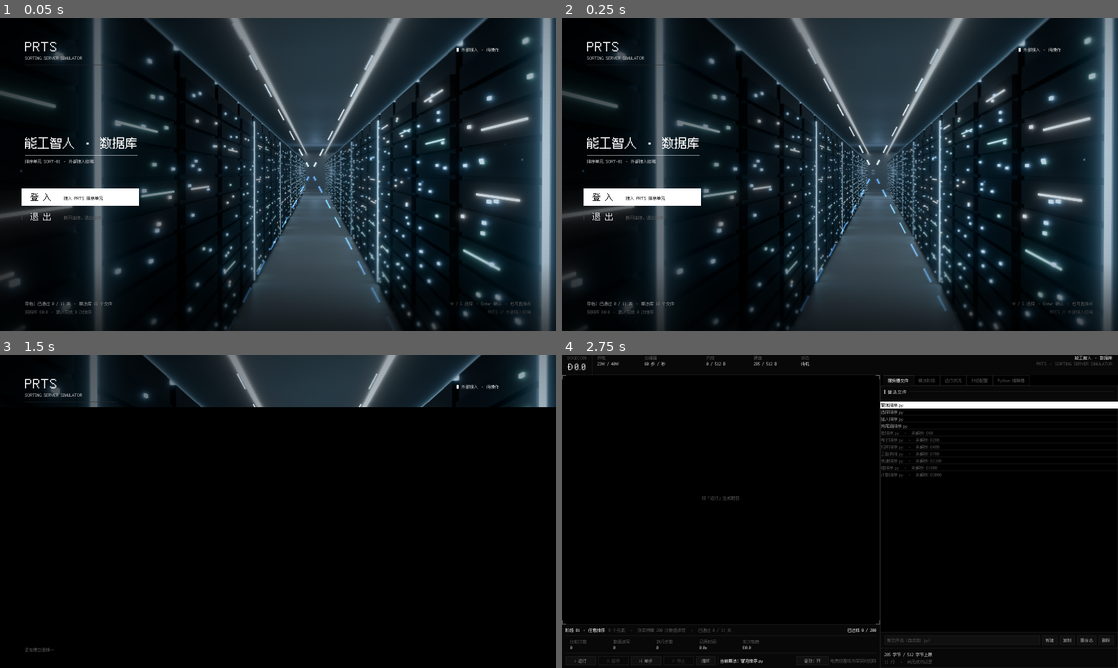
Above: before the commit, frames 1-4 (two rows, left to right).
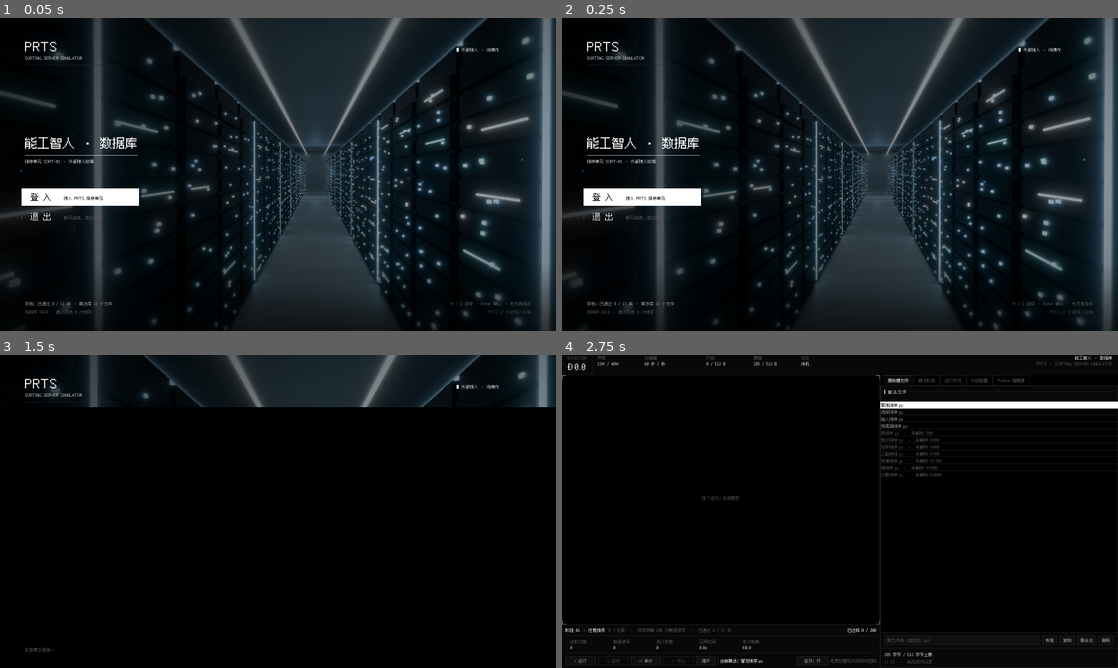
Above: after the commit, the same moments.

Repository: WWNNL/SORTING-SERVER-SIMULATOR
Game: Godot game, scene res://scenes/main.tscn
Two runs of this game, one before a commit and one after it. Both use one fixed random seed, a clock stepped at 60 frames per second and the inputs below.
Inputs (mouse positions are in pixels of both pictures, inside the frame that each line leads up to):
- Up to frame 1 (0.05 s): no input
- Up to frame 2 (0.25 s): no input
- Up to frame 3 (1.5 s): click (400, 639) at 0.52 s; type "12" at 0.6 s; tap Enter (ui_accept) at 1.25 s; move the mouse to (400, 495) at 1.27 s; hold Up (ui_up) from 1.28 s (still down); tap Space at 1.35 s; click (400, 495) at 1.42 s
- Up to frame 4 (2.75 s): tap Enter (ui_accept) at 1.52 s; release Up (ui_up) at 2 s; click "> 运行" at 2 s

The runs differ from the first frame. In frame 1, 10% of the frame differs, in the area x 7-100%, y 0-100%; in frame 2, 10%, in the area x 7-100%, y 0-98%; in frame 3, 1.4%; in frame 4, nothing differs.

Commit message:
feat: 开始菜单去掉流动虚线，机房背景压暗一档
写实渲染本身灯线已经很密，四条流动虚线叠上去就是满屏斜杠——整段删掉
（LINES/透视压缩/虚线几何与其测试），指示灯的零星明灭保留，深度语言不变。

机房增益 1.06 → 0.78：菜单是"还没开灯的机房"，要暗得容得下反白的高亮块。

Diff:
--- a/scripts/ui/title_backdrop.gd
+++ b/scripts/ui/title_backdrop.gd
@@ -45,8 +45,10 @@
 ## 2 / 0.57 ≈ 3.5。
 const ROOM_PIXEL := 3.5
 
-## 机房层的一点调色。渲染本身已经是冷调，这里只微微提亮、染一点蓝。
-const ROOM_GAIN := 1.06
+## 机房层的一点调色。渲染本身已经是冷调，这里整体压暗一档——
+## 菜单是"还没开灯的机房"，画面要暗得能容下反白的高亮块；
+## 只微微染一点蓝，不提亮。
+const ROOM_GAIN := 0.78
 const ROOM_TINT := Color(0.92, 0.97, 1.0)
 ## 暗角与扫描线。菜单是要读字的，这两样都只给一点点：
 ## 暗角 0.30 够把四角压下去，扫描线 0.05 是"这台机器在发光"的笔触。
--- a/scripts/ui/title_screen.gd
+++ b/scripts/ui/title_screen.gd
@@ -4,11 +4,11 @@
 ##
 ## 这是整套界面里唯一一屏"看得见机房"的地方，所以它承担的是世界观的门面：
 ## 玩家不是"点了一个按钮开始游戏"，而是站在 PRTS 的机柜通道口，决定接不接进去。
-## 背景是 Blender 烘的机房（见 tools/blender/server_room.py），
-## 上面压着一层实时的数据流光（TitleStreams），镜头随鼠标微动、焦点随鼠标上下走
-## （TitleBackdrop）。三样东西的分工写在各自文件的开头。
-##
-## 版面刻意偏左：右边留给灭点和那圈核心灯环，文字全在左边的暗部。
+## 背景是 Blender 烘的写实机房（assets/title/title_room.png），
+## 上面压着一层实时明灭的机柜指示灯（TitleStreams），镜头随鼠标微动、焦点随
+## 鼠标上下走（TitleBackdrop）。三样东西的分工写在各自文件的开头。
+##
+## 版面刻意偏左：右边留给灭点，文字全在左边的暗部。
 ## 左边的机柜本身很亮（一排荧光条），所以背景层自带一层从左往右淡出的压暗
 ## （TitleBackdrop 的压暗层），文字才压得住。
 ##
--- a/scripts/ui/title_streams.gd
+++ b/scripts/ui/title_streams.gd
@@ -1,50 +1,23 @@
 class_name TitleStreams
 extends Control
-## 开始菜单里"流动的光"：沿着机房的灯线往镜头方向跑的数据流、几颗游标、
-## 以及机柜上零星闪着的指示灯。
+## 开始菜单里"活着的那一层"：机柜上零星明灭的指示灯。
 ##
 ## 背景图是烘死的，机房本身不会动；菜单要"活着"就得有一层实时的东西。
-## 这层全是自绘的荧光线条，加法混合（画在机房之上就是"发光"），
-## 而且**跟着焦点走**：离焦的线画得更粗更淡，和背景的景深是同一套语言。
+## 指示灯按固定种子摇位置，每次开机一模一样；各自按不同频率明灭，
+## 让静止的机柜看着还在跑。加法混合（画在机房之上就是"发光"），
+## 而且**跟着焦点走**：离焦的灯画得更大更淡，和背景的景深是同一套语言。
 ##
-## 线条的位置不是随便画的：灭点和方向都对着渲染那台相机的透视，
-## 每条线都压在背景里已有的灯线上——天花两条白色主灯带（往上），
-## 加上这两条灯带在地板上的反射线（往下，反射里带着冷蓝），
-## 所以流过去的光看着像"从那些灯里出来的"。
-##
-## 深度直接用**线上的位置**：贴着灭点那端最远、往画面边缘走越来越近。
-## 于是对焦到远处时，只有灭点附近那一段是锐的，靠近镜头的一段糊掉——
-## 这正是透视画面里该有的样子。
+## 早先这层还有四条沿灯线流动的荧光虚线，后来去掉了——写实渲染的机房
+## 本身灯线已经很密，再叠流光就是满屏斜杠。
 
 ## 灭点（占屏宽 / 屏高）。和 TitleBackdrop.VP 是同一个点，必须一致。
 const VP := TitleBackdrop.VP
 
-## 数据流的一条线：从灭点出发的方向（占屏比）、亮度、速度、虚线根数。
-##
-## 四条线**必须压在背景已有的灯线上**（天花两条、地板反射两条），方向是
-## 照着渲染那台相机投影算的：灯带在画面顶边交于 x=0.412 / 0.700，
-## 反射线在底边交于 x=0.405 / 0.708，都从灭点 (0.556, 0.485) 出发，
-## 再往外延 8% 让虚线能滑出画面。流过去的光要像是"从那些灯里出来的"。
-## 早先还加过"机柜顶"的线，背景里找不到对应的灯，看着就是凭空划过去
-## 的斜杠——删掉了。
-const LINES := [
-	{"dir": Vector2(-0.1634, 0.5562), "bright": 0.78, "speed": 0.16, "dashes": 9, "w": 2.0},
-	{"dir": Vector2(0.1640, 0.5562), "bright": 0.78, "speed": 0.16, "dashes": 9, "w": 2.0},
-	{"dir": Vector2(-0.1561, -0.5238), "bright": 0.95, "speed": 0.13, "dashes": 8, "w": 1.7},
-	{"dir": Vector2(0.1551, -0.5238), "bright": 0.95, "speed": 0.13, "dashes": 8, "w": 1.7},
-]
-## 每条虚线的长度（像素，指 u=1 处）。实际长度按透视的局部斜率缩放：
-## 贴着灭点的地方几乎缩成一个点，往镜头这边才拉长。直接给"参数长度"的话，
-## 近处那几段会被拉成两三百像素的长条（第一版就是这样，满屏斜杠）。
-const DASH_PX := 34.0
-## 线被拉长的指数：透视压缩。1.0 = 等距（看着像一张平面图），
-## 1.7 才是"越远越密"。
-const PERSP := 1.7
-## 颜色：冷白为主，靠蓝的那几条给地面。
+## 颜色：冷白为主，蓝的给机柜上靠蓝的那几颗。
 const C_WHITE := Color(0.86, 0.94, 1.0)
 const C_BLUE := Color(0.35, 0.66, 1.0)
 
-## 离焦时线被"糊"开的上限（像素）
+## 离焦时灯被"糊"开的上限（像素）
 const BLUR_MAX := 9.0
 
 ## 机柜上的指示灯：位置按固定种子摇，每次开机一模一样
@@ -91,7 +64,7 @@
 	_focus = f
 
 
-## 跟着机房的远景层一起平移，流光才不会从背景的灯带上滑开。
+## 跟着机房的远景层一起平移，指示灯才不会从机柜上滑开。
 ## 名字刻意不叫 set_offset：Control 自带一个 set_offset(side, offset)（锚点偏移），
 ## 同名会被解析成父类那个、参数对不上，整个脚本编译不过。
 func set_parallax(v: Vector2) -> void:
@@ -104,40 +77,13 @@
 
 # ================================================================ 纯函数（可测）
 
-## 第 k 条虚线此刻在线上什么位置（0 = 灭点，1 = 画面边缘）。
-## 相位按线速推进，走到头从 0 重来。
-static func dash_u(k: int, count: int, phase: float) -> float:
-	if count <= 0:
-		return 0.0
-	return fposmod(float(k) / float(count) + phase, 1.0)
+## 离焦时灯的模糊量：和背景同一套景深语言（对焦深度处为 0）。
+static func dot_blur(depth: float, focus: float) -> float:
+	return blur_for_depth(depth, focus, BLUR_MAX)
 
 
-## 线上参数 u 对应的**屏幕占比**长度。指数就是透视压缩：
-## u 是均匀推进的时间参数，屏幕上的位置得按 1/距离 压过来。
-static func persp(u: float) -> float:
-	return pow(clampf(u, 0.0, 1.0), PERSP)
-
-
-## 透视在 u 处的局部斜率：单位参数对应多少屏幕占比长度。
-## 虚线长度按它缩放，才能"远小近大"。
-static func persp_slope(u: float) -> float:
-	return PERSP * pow(maxf(u, 0.001), PERSP - 1.0)
-
-
-## 虚线的两端亮度：刚出现和快消失时淡出，免得 wrap 的时候"啪"地跳一下。
-static func dash_alpha(u: float) -> float:
-	return smoothstep(0.0, 0.12, u) * smoothstep(1.0, 0.72, u)
-
-
-## 线上某点的屏幕坐标（像素）。u 是参数，不是屏幕占比。
-static func line_point(screen: Vector2, dir: Vector2, u: float) -> Vector2:
-	var vp := Vector2(VP.x * screen.x, VP.y * screen.y)
-	return vp + Vector2(dir.x * screen.x, dir.y * screen.y) * persp(u)
-
-
-## 这一点的深度：贴着灭点最远（0），越往画面边缘越近（1）。
-static func depth_at(u: float) -> float:
-	return clampf(persp(u), 0.0, 1.0)
+static func blur_for_depth(depth: float, focus: float, blur_max: float) -> float:
+	return blur_max * absf(depth - focus)
 
 
 # ================================================================ 绘制
@@ -148,43 +94,7 @@
 	# 整层跟着机房层平移（由 TitleScreen 每帧喂进来）
 	draw_set_transform(_offset, 0.0, Vector2.ONE)
 	_draw_dots()
-	_draw_lines()
 	draw_set_transform(Vector2.ZERO, 0.0, Vector2.ONE)
-
-
-func _draw_lines() -> void:
-	for i in LINES.size():
-		var line: Dictionary = LINES[i]
-		var dir: Vector2 = line["dir"]
-		var bright := float(line["bright"])
-		var speed := float(line["speed"])
-		var count := int(line["dashes"])
-		var w := float(line["w"])
-		var col := C_BLUE if i < 2 else C_WHITE
-		var phase := _t * speed
-
-		for k in count:
-			var u := dash_u(k, count, phase)
-			var a := dash_alpha(u) * bright * (1.0 - 0.55 * persp(u))
-			if a <= 0.004:
-				continue
-			var p0 := line_point(size, dir, u)
-			# 虚线长度按局部斜率缩放（远小近大），方向沿线的屏幕方向
-			var along := Vector2(dir.x * size.x, dir.y * size.y).normalized()
-			var p1 := p0 + along * DASH_PX * persp_slope(u)
-			# 离焦：线画得更粗、更淡。和背景是同一套景深语言。
-			var blur := TitleBackdrop.blur_for_depth(depth_at(u), _focus, BLUR_MAX)
-			_draw_glow(p0, p1, col, a, w + blur * 0.9, blur)
-
-
-## 一段发光的线：一条主线 + 两层很淡的粗线当光晕。
-## 层数不能省——只有一层是一条带毛边的线，不是"发光"（接入屏的波形同理）。
-func _draw_glow(p0: Vector2, p1: Vector2, col: Color, a: float, w: float,
-		blur: float) -> void:
-	var soft := a / (1.0 + blur * 0.35)
-	draw_line(p0, p1, Color(col.r, col.g, col.b, soft * 0.16), w * 3.2)
-	draw_line(p0, p1, Color(col.r, col.g, col.b, soft * 0.34), w * 1.7)
-	draw_line(p0, p1, Color(col.r, col.g, col.b, soft), w)
 
 
 ## 机柜上的指示灯：位置固定、各自按不同频率明灭。
@@ -200,7 +110,7 @@
 		if blink <= 0.0:
 			continue
 		var a := blink * blink * 0.85
-		var blur := TitleBackdrop.blur_for_depth(depth, _focus, BLUR_MAX)
+		var blur := dot_blur(depth, _focus)
 		var p := Vector2(pos.x * size.x, pos.y * size.y)
 		var r := (1.6 + blur * 0.5) * float(d["size"])
 		var col: Color = C_BLUE if bool(d["blue"]) else C_WHITE
--- a/tests/test_title.gd
+++ b/tests/test_title.gd
@@ -3,8 +3,8 @@
 ##   godot --headless --path <项目> --script res://tests/test_title.gd
 ##
 ## 只测**能测的那一半**：色带几何与翻黑顺序、收场时间轴、菜单的选中/命中/两项的
-## 去向、背景的视差与景深算法、流光的几何。画面（机房那两张图、发光线、
-## 反白条的样子）要靠实机看，headless 里既没有绘制也没有窗口。
+## 去向、背景的视差与景深算法、指示灯层的深度语言。画面（机房那张图、
+## 发光的指示灯、反白条的样子）要靠实机看，headless 里既没有绘制也没有窗口。
 ##
 ## 覆盖的坑：
 ##   · 色带留缝或重叠——底下的主界面会从缝里透出来（和接入屏同一条）。
@@ -204,48 +204,18 @@
 		"余量 %.0fpx / 最大视差 %.0fpx" % [margin, TitleBackdrop.PARALLAX_ROOM])
 
 
-# ---------------------------------------------------------------- 流光
+# ---------------------------------------------------------------- 指示灯层
 
 func _test_streams() -> void:
-	# 虚线位置要在 0~1 之间转圈
-	var ok_range := true
-	var wrapped := false
-	for k in 9:
-		var u := TitleStreams.dash_u(k, 7, 0.31)
-		if u < 0.0 or u >= 1.0:
-			ok_range = false
-		if k > 0 and u < TitleStreams.dash_u(k - 1, 7, 0.31):
-			wrapped = true
-	_test("虚线位置在 0~1 之间且会回绕", ok_range and wrapped)
-
-	# 透视压缩：u 越大，屏幕上的位置增长越快（远处挤、近处疏）
-	_test("透视压缩：越远越密",
-		TitleStreams.persp(0.0) == 0.0 and TitleStreams.persp(1.0) == 1.0
-			and TitleStreams.persp(0.5) < 0.5
-			and TitleStreams.persp(0.9) - TitleStreams.persp(0.8)
-				> TitleStreams.persp(0.2) - TitleStreams.persp(0.1),
-		"persp(0.5)=%.2f" % TitleStreams.persp(0.5))
-
-	# 两端淡出：不然 wrap 的一瞬间会"啪"地跳一下
-	_test("虚线两端淡出",
-		is_zero_approx(TitleStreams.dash_alpha(0.0))
-			and TitleStreams.dash_alpha(0.3) > 0.9
-			and is_zero_approx(TitleStreams.dash_alpha(1.0)),
-		"中段 %.2f" % TitleStreams.dash_alpha(0.3))
-
-	# u = 0 就是灭点本身
-	var screen := Vector2(1600, 900)
-	var vp := Vector2(TitleStreams.VP.x * screen.x, TitleStreams.VP.y * screen.y)
-	_test("线的起点就是灭点",
-		TitleStreams.line_point(screen, Vector2(-0.3, 0.6), 0.0).is_equal_approx(vp),
-		str(vp))
-
-	# 深度：贴着灭点最远
-	_test("深度：灭点处最远、边缘最近",
-		TitleStreams.depth_at(0.0) == 0.0 and TitleStreams.depth_at(1.0) == 1.0)
-
-	# 灭点必须和背景那一层对上（两处各写一遍，写歪了流光就不在灯带上了）
-	_test("流光的灭点和背景一致", TitleStreams.VP == TitleBackdrop.VP)
+	# 灭点必须和背景那一层对上（指示灯的深度代理从它算起）
+	_test("指示灯层的灭点和背景一致", TitleStreams.VP == TitleBackdrop.VP)
+
+	# 指示灯的离焦语言和背景是同一套：对焦深度处为 0，离得越远越糊
+	_test("指示灯对焦处不糊、离焦越远越糊",
+		is_zero_approx(TitleStreams.dot_blur(0.4, 0.4))
+			and TitleStreams.dot_blur(0.9, 0.4) > TitleStreams.dot_blur(0.6, 0.4),
+		"对焦 0.0 / 偏近 %.1f / 偏远 %.1f" % [
+			TitleStreams.dot_blur(0.6, 0.4), TitleStreams.dot_blur(0.9, 0.4)])
 
 
 # ---------------------------------------------------------------- 挂进树
